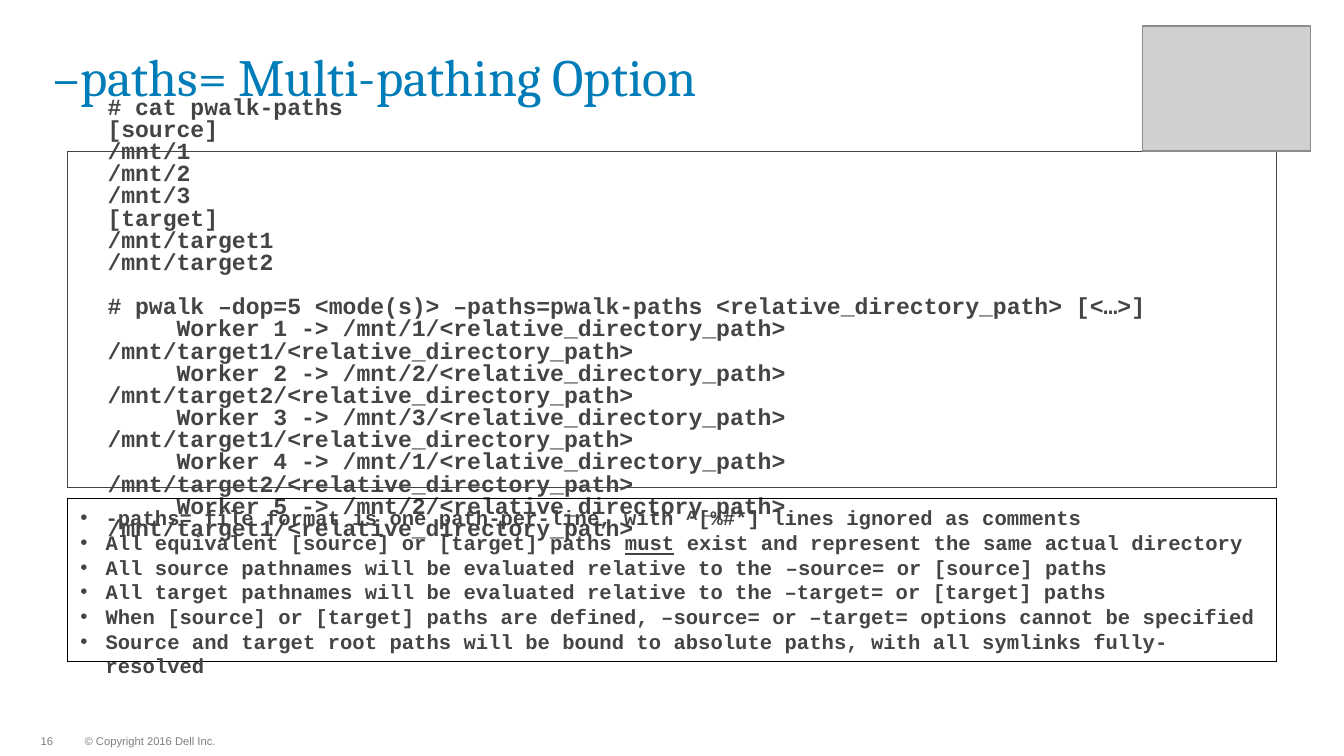
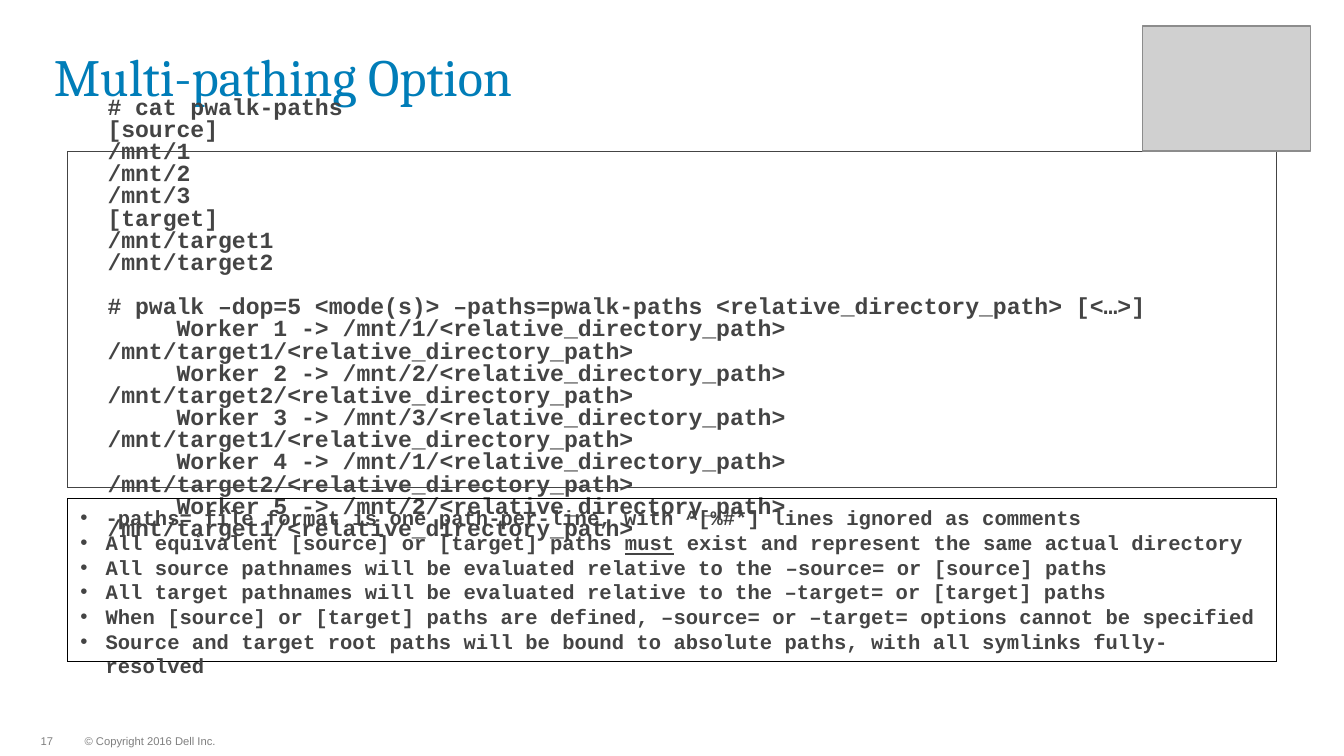
Before and after one commit to WhizBob/pwalk, a slide deck: slide 17 of doc/pwalk_slides.pptx (slide 16 before the commit). Drawn at 1344x756 pixels with LibreOffice and Linux fonts; fonts in the diff are those of the drawing; grey boxes stand for pictures; background and template pictures are left out. Boxes give left, top, right and bottom in pixels: in the first picture for what was removed or moved away, otherwise in the second. Text is boxed around its words. In the diff, an @@ line names an element or a change of style, - is before the commit and + after.

```diff
--- a/doc/pwalk_slides.pptx
+++ b/doc/pwalk_slides.pptx
@@ title at <box>54,59,512,107</box>: text changed @@
-–paths= Multi-pathing Option
+Multi-pathing Option
@@ page number at <box>41,737,53,745</box>: text changed @@
-16
+17
```
Also in this commit, not shown: 4 other slides changed, 3 other files.
